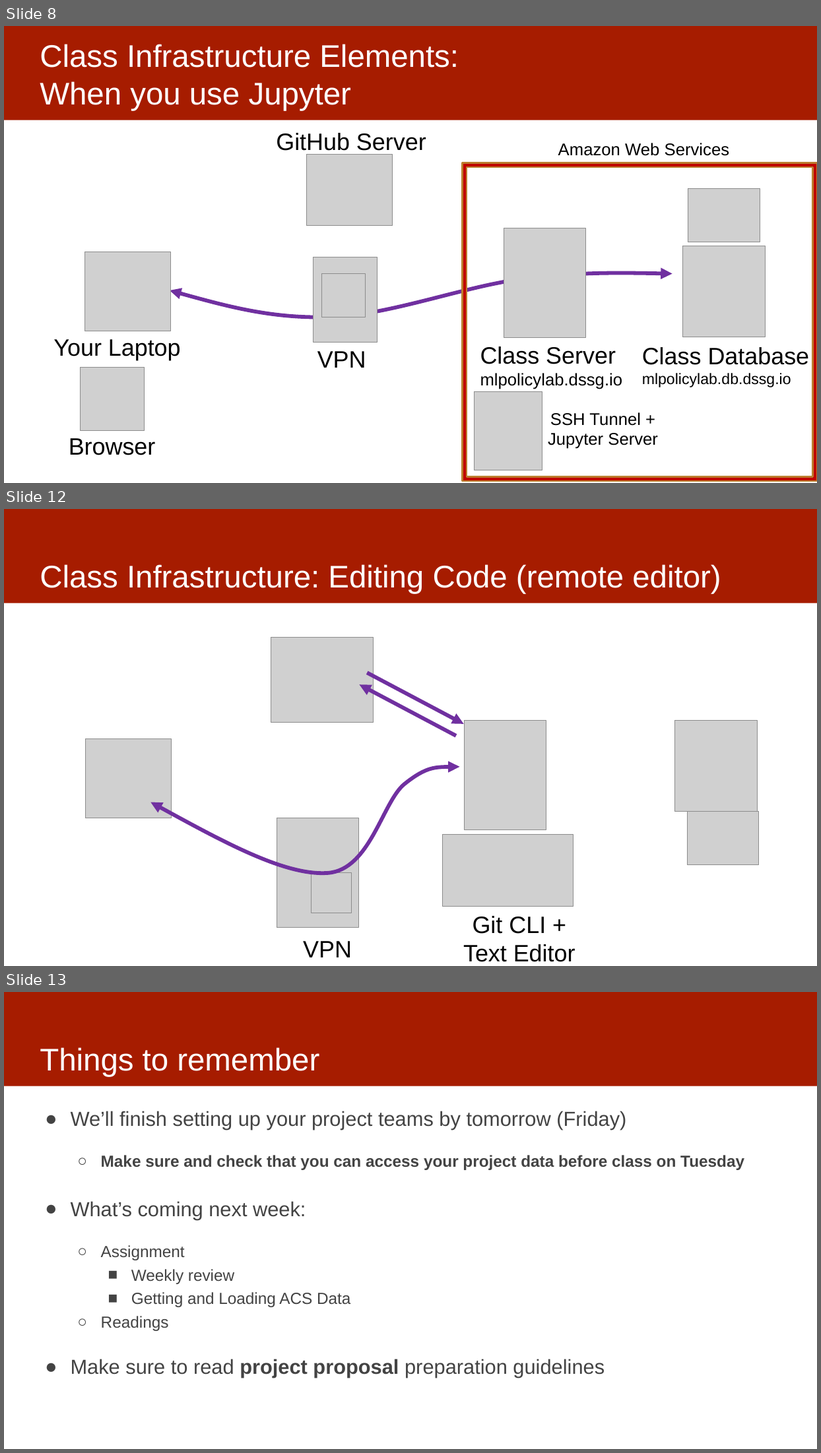
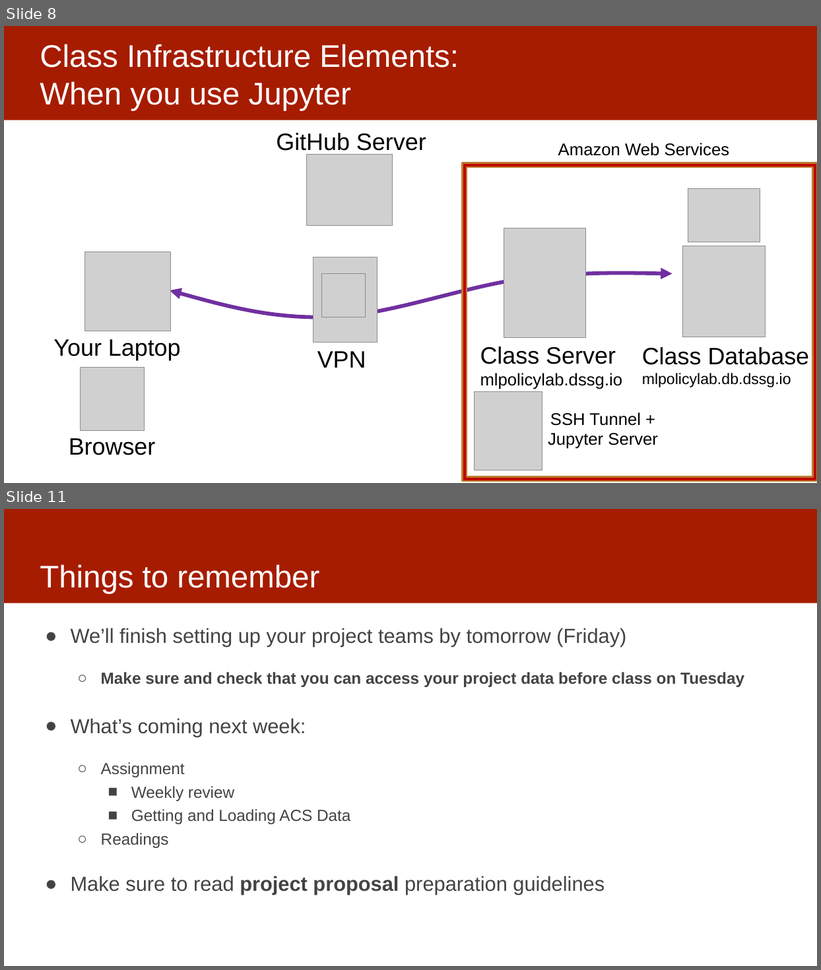
Before and after one commit to dssg/mlforpublicpolicylab, a slide deck: 02 - Case Studies and Acquiring Data/data -- discussion.pptx. Shown one above the other, each under a label of ours: slides 8, 12 and 13 before the commit, slides 8 and 11 after it; the slides between them are not shown. The pictures are 821x1453 and 821x970 pixels, drawn with LibreOffice and Linux fonts; fonts in the diff are those of the drawing; grey boxes stand for pictures. Boxes give left, top, right and bottom in pixels: in the first picture for what was removed or moved away, otherwise in the second. Text is boxed around its words. In the diff, an @@ line names an element or a change of style, - is before the commit and + after.

Commit message:
more tech infra diagram updates

```diff
--- a/02 - Case Studies and Acquiring Data/data -- discussion.pptx
+++ b/02 - Case Studies and Acquiring Data/data -- discussion.pptx
@@ slide 12 removed at (4, 509, 817, 966), background #FFFFFF; not listed: 1 template element that a slide beside it also shows @@
@@ title removed at (40, 564, 721, 594) @@
-Class Infrastructure: Editing Code (remote editor)
@@ picture removed at (271, 638, 374, 722) @@
@@ arrow removed from (456, 736) to (360, 685) @@
@@ arrow removed from (367, 673) to (464, 724) @@
@@ picture removed at (465, 721, 547, 830) @@
@@ picture removed at (675, 721, 757, 811) @@
@@ picture removed at (85, 739, 171, 819) @@
@@ freeform shape removed at (151, 767, 460, 874) @@
@@ picture removed at (277, 819, 358, 928) @@
@@ picture removed at (687, 811, 758, 865) @@
@@ picture removed at (443, 835, 574, 908) @@
@@ picture removed at (311, 873, 351, 914) @@
@@ text removed at (463, 916, 576, 962) @@
-Git CLI +
-Text Editor
@@ text removed at (303, 941, 352, 958) @@
-VPN
@@ what was slide 13 is now slide 11 @@
```
Also in this commit, not shown: 1 slide changed, 1 slide added, 2 other slides removed.
